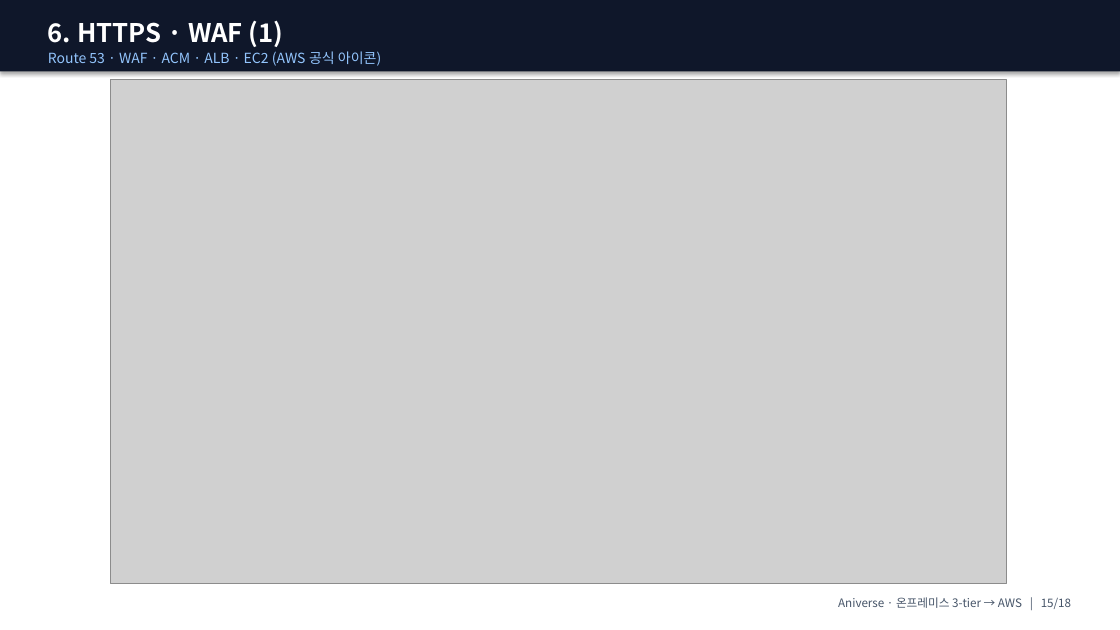
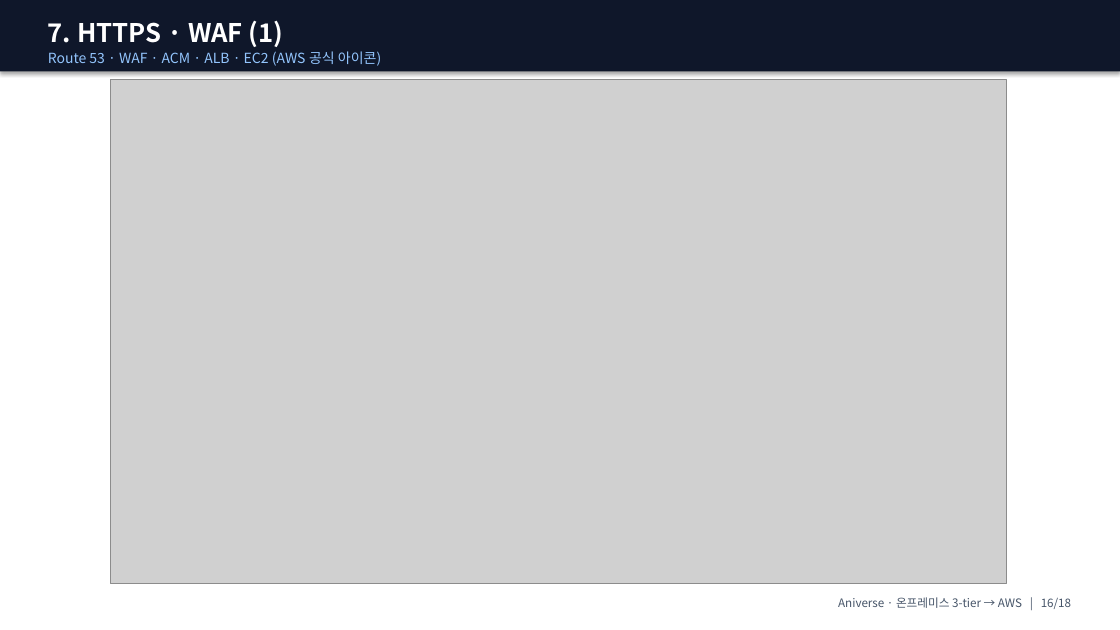
Before and after one commit to ho0215/anime-project-infra, a slide deck: slide 16 of docs/presentation/ppt/Aniverse_발표_강사용.pptx (slide 15 before the commit). Drawn at 1120x630 pixels with LibreOffice and Linux fonts; fonts in the diff are those of the drawing; grey boxes stand for pictures. Boxes give left, top, right and bottom in pixels: in the first picture for what was removed or moved away, otherwise in the second. Text is boxed around its words. In the diff, an @@ line names an element or a change of style, - is before the commit and + after.

```diff
--- a/docs/presentation/ppt/Aniverse_발표_강사용.pptx
+++ b/docs/presentation/ppt/Aniverse_발표_강사용.pptx
@@ text at [48,20,284,47]: text changed @@
-6. HTTPS · WAF (1)
+7. HTTPS · WAF (1)
```
Also in this commit, not shown: 12 other slides changed, 7 other files.
